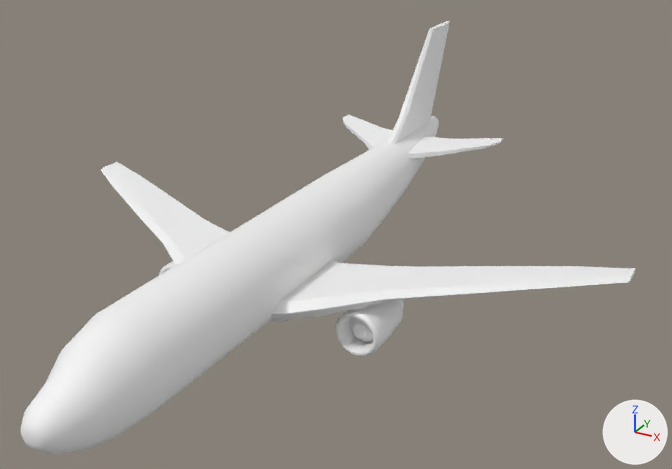
One commit to the glTF model src/assets/meshes/Plane.glb: the scene before it, then after it.
Before and after are seen from a 50 mm lens placed at (37.9, -59.4, 32.6), pointed at (3.3, 3.4, 1.2). The lights are fixed; the arrows at lower right show +X, +Y and +Z. Objects named as collision shapes, trigger or cutter boxes, shadow casters or lower levels of detail are left out. Where no turn or scale is listed for an object, it has been applied to the vertices. Vertices at the same position are counted once.
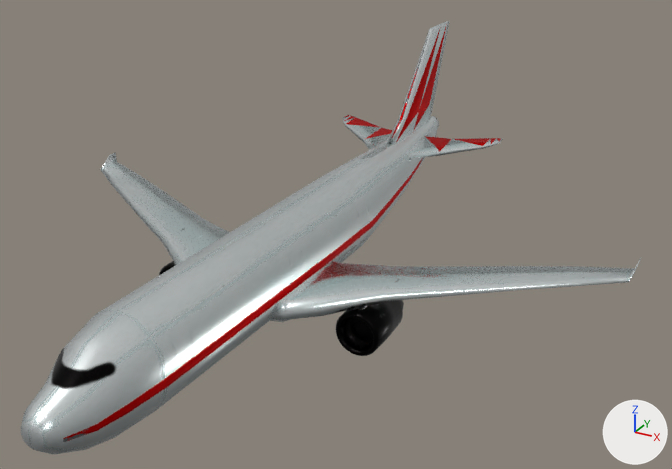
Location of each change, (x1, y1, x2, y2) in pixels of the pictures (672 x 469 px):
'Object', surface changed, reshaped (white to grey)
    before: (21, 21, 635, 454)
    after: (21, 21, 641, 454)
part 1 of me_cylinder, built on
    before: (101, 162, 635, 282)
    after: (101, 152, 641, 282)
part 2 of me_cylinder, surface changed (white to grey)
    both: (21, 21, 635, 454)

The change, as a list of edits to the scene's bpy script:
```text
Add img_michaelh_pixies_plane_mod_002__pbr_normal:
    img_michaelh_pixies_plane_mod_002__pbr_normal = load_image('MichaelH_Pixies_Plane_MOD.002__PBR_Normal', '_unpacked/MichaelH_Pixies_Plane_MOD.002__PBR_Normal', 1024, 1024, 'Non-Color')
Add img_michaelh_pixies_plane_mod_002__pbr_basecolor:
    img_michaelh_pixies_plane_mod_002__pbr_basecolor = load_image('MichaelH_Pixies_Plane_MOD.002__PBR_BaseColor', '_unpacked/MichaelH_Pixies_Plane_MOD.002__PBR_BaseColor', 1024, 1024, 'sRGB')
Add img_michaelh_pixies_plane_mod_002__pbr_roughness:
    img_michaelh_pixies_plane_mod_002__pbr_roughness = load_image('MichaelH_Pixies_Plane_MOD.002__PBR_Roughness', '_unpacked/MichaelH_Pixies_Plane_MOD.002__PBR_Roughness', 1024, 1024, 'Non-Color')
Change mat_pbr:
    remove # nodes: BsdfPrincipled, OutputMaterial
    remove # colours: white #fcfcfc
    nodes: BsdfPrincipled, NormalMap, OutputMaterial, SeparateColor, TexImage x3
    uses the picture img_michaelh_pixies_plane_mod_002__pbr_basecolor
    uses the picture img_michaelh_pixies_plane_mod_002__pbr_normal
    uses the picture img_michaelh_pixies_plane_mod_002__pbr_roughness
Change me_cylinder:
    used by ob_object; location = (0.0, 0.0, 0.0)
    remove me_cylinder.from_pydata(...)  # 1556 vertices, 3108 faces; spans x -26.6..26.6, y -28.2..34.3, z -5.5..13.5
    add me_cylinder.from_pydata(...)  # 1568 vertices, 3132 faces; spans x -26.8..26.8, y -28.2..34.3, z -5.5..13.5
    me_cylinder part 1
    6 vertices are removed from x -26.6..26.6, y 8.6..9.4, z 0.4..0.5
    22 faces are deleted
    6 vertices move from x -26.6..26.6, y 8.6..10.3, z 0.2 to x -26.5..26.5, y 8.5..10.2, z 0.3
    18 vertices are added at x -26.8..26.8, y 8.6..10.5, z 0.4..1.5
    46 new faces join them
    me_cylinder part 2: 3082 kept faces spanning x -26.6..26.6, y -28.2..34.3, z -5.5..13.5 get new texture (UV) coordinates
    me_cylinder part 3: the surface is now shaded smooth
```
